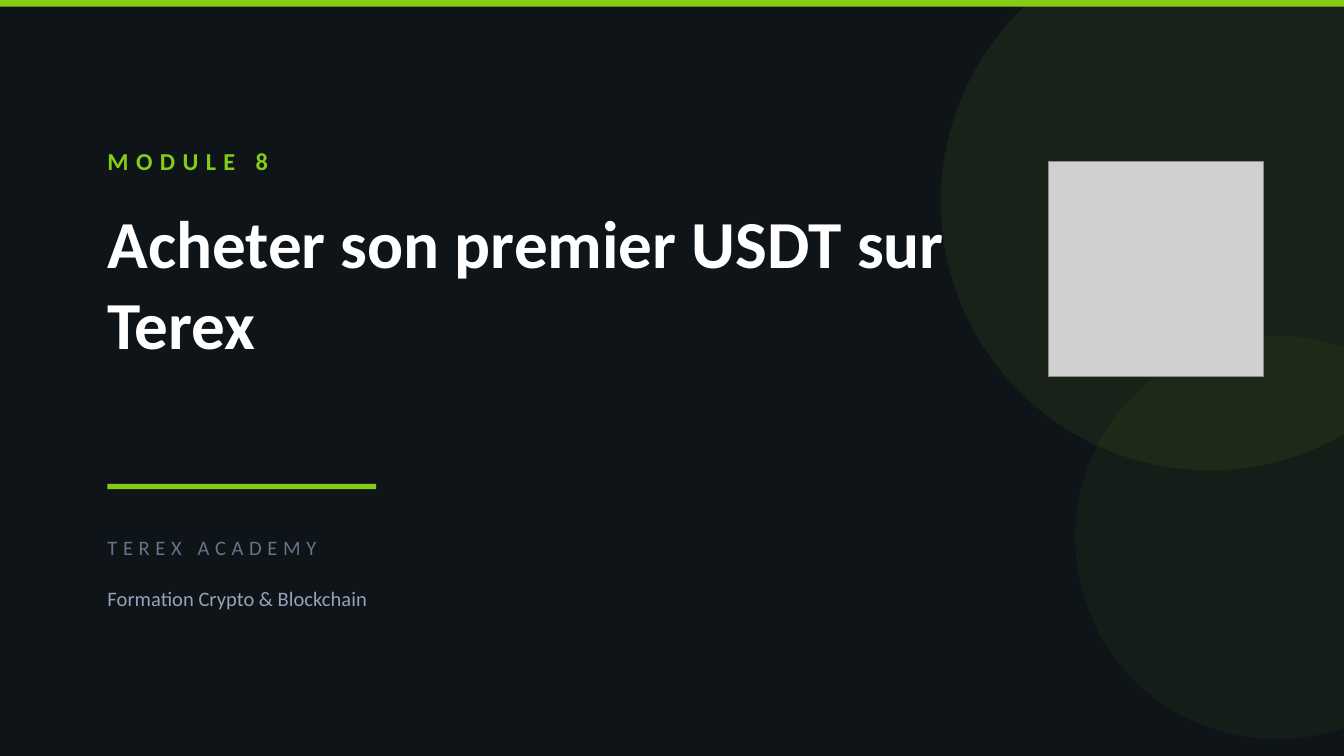
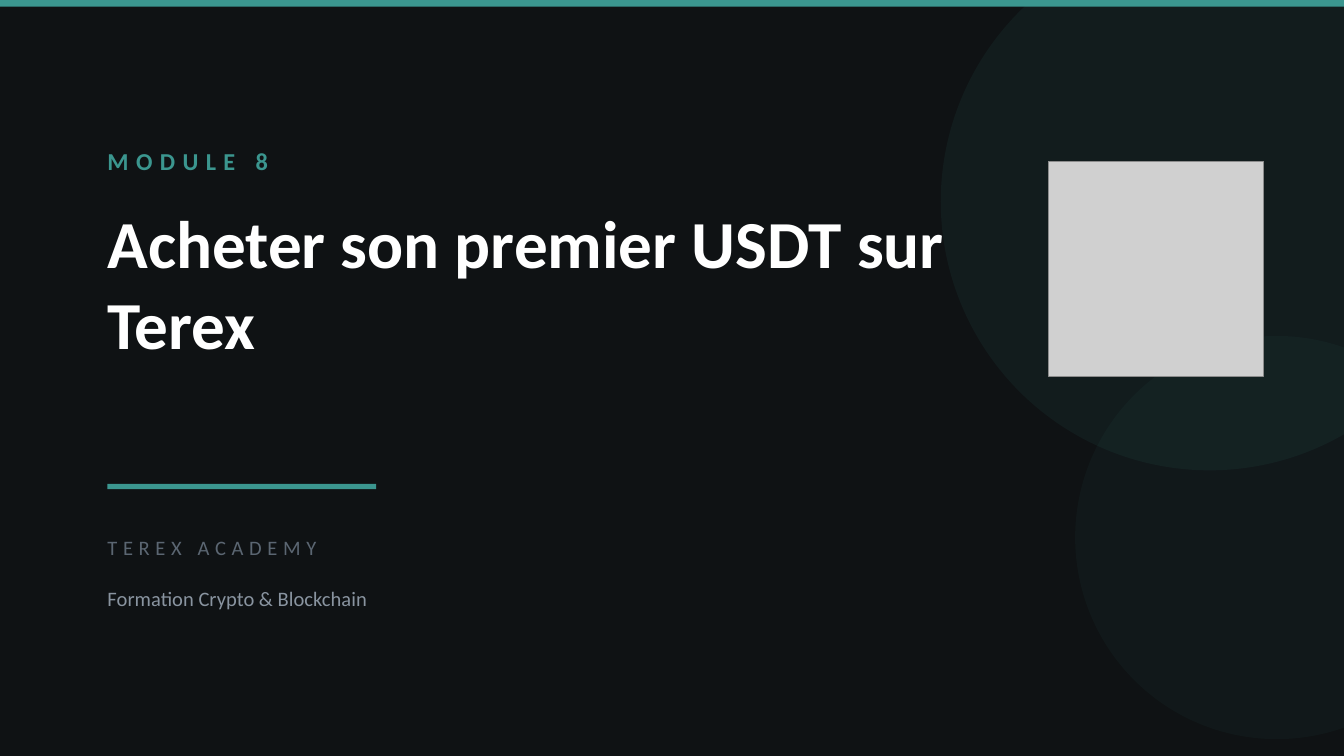
Before and after one commit to ooble27/acheter-tether-avec-terex, a slide deck: slide 1 of public/course-materials/pptx/Module-08-Acheter-son-premier-USDT-sur-Terex.pptx. Drawn at 1344x756 pixels with LibreOffice and Linux fonts; fonts in the diff are those of the drawing; grey boxes stand for pictures. Boxes give left, top, right and bottom in pixels: in the first picture for what was removed or moved away, otherwise in the second. Text is boxed around its words. In the diff, an @@ line names an element or a change of style, - is before the commit and + after.

Commit message:
feat(academy): quiz system, section-based lessons, brand-toned materials (#44)
- Quiz system: DB tables, admin QuizEditor per module, student QuizPlayer with intro/take/result flow
- Section-based LessonViewer replacing infinite scroll (TOC sidebar desktop, pills mobile)
- Polished catalog with course cover images
- Course cover_url + module summary fields
- Regenerated PDFs/PPTX in Terex teal brand palette (monochrome, no rainbow)

```diff
--- a/public/course-materials/pptx/Module-08-Acheter-son-premier-USDT-sur-Terex.pptx
+++ b/public/course-materials/pptx/Module-08-Acheter-son-premier-USDT-sur-Terex.pptx
@@ background #0F1419 to #0F1214 @@
@@ rectangle at (0, 0, 1344, 7): fill #84CC16 to #3B968F @@
@@ ellipse at (941, 0, 1344, 470): fill #84CC16 at 8% opacity to #3B968F at 8% opacity @@
@@ text "MODULE 8" at (107, 153, 268, 170): text colour #84CC16 to #3B968F @@
@@ rectangle at (108, 484, 376, 489): fill #84CC16 to #3B968F @@
@@ text "TEREX ACADEMY" at (107, 542, 317, 555): text colour #64748B to #5B6672 @@
@@ text "Formation Crypto & Blockchain" at (107, 592, 367, 610): text colour #94A3B8 to #8994A0 @@
```
Also in this commit, not shown: 44 other slides changed, 25 other files.
